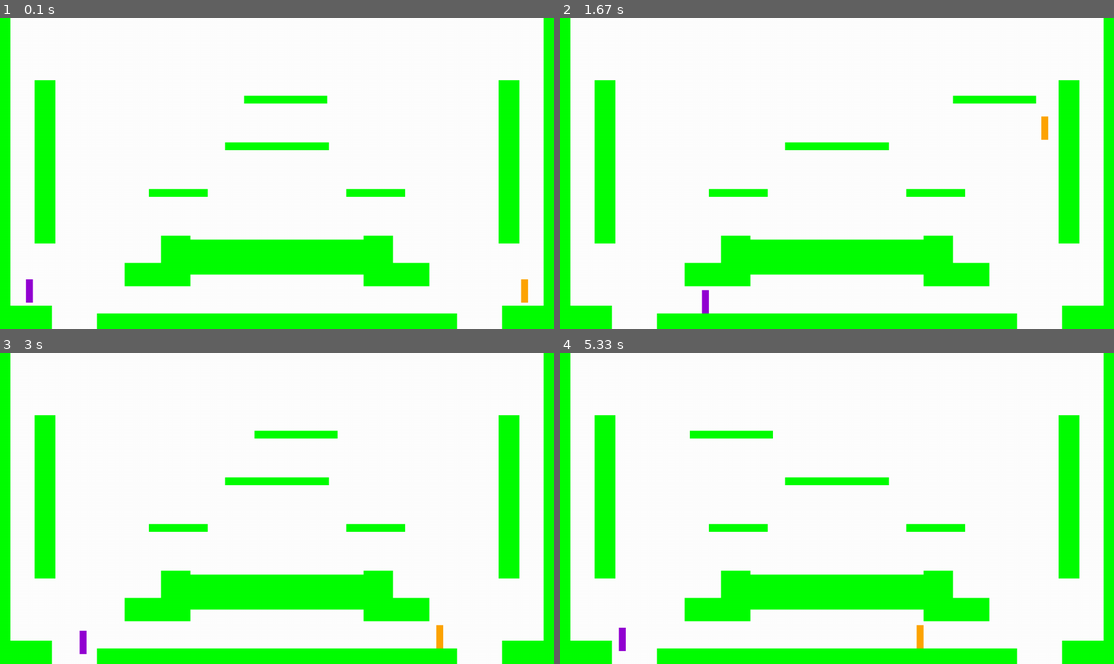
Above: before the commit, frames 1-4 (two rows, left to right).
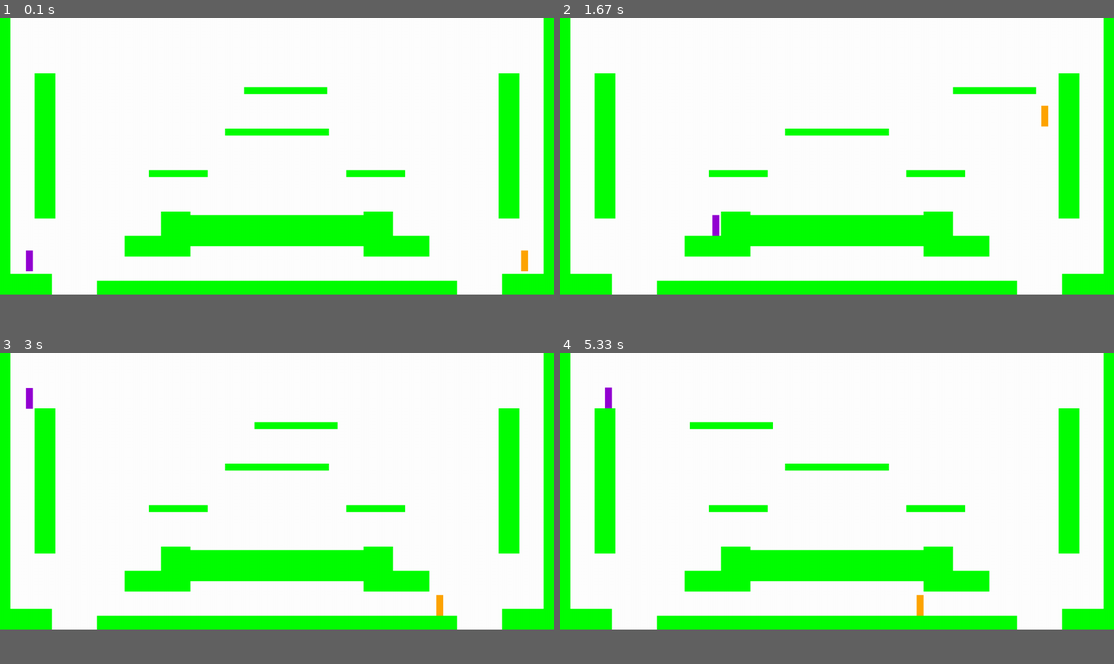
Above: after the commit, the same moments.

Repository: beccaelenzil/CS_ER
Game: pygame game, started from ScoringTheGame/Main/myGameClasses.py
The game is run twice, just before and just after one commit, with the same random seed, the same clock (stepped at 60 frames per second) and the same inputs. The source is Python 2; it was converted automatically to run under Python 3.
Inputs:
- Up to frame 1 (0.1 s): no input
- Up to frame 2 (1.67 s): tap G at 0.33 s; hold D 0.67-1.13 s; tap J at 0.73, 1.03, 1.23, 1.57 s; hold W 1.17-1.47 s; hold D from 1.5 s (still down)
- Up to frame 3 (3 s): tap J at 1.87, 2.07, 2.37, 2.63, 2.97 s; release D at 1.97 s; hold A 2-2.53 s; hold S 2.57-2.87 s; hold A from 2.9 s (still down)
- Up to frame 4 (5.33 s): tap J at 3.27, 3.4, 3.8, 4.1, 4.47, 4.87, 5.17 s; release A at 3.3 s; hold W 3.33-3.7 s; tap G at 3.48, 4.95 s; hold D 3.73-4.37 s; tap ' at 3.88 s; hold S 4.4-4.77 s; hold A 4.8-5.27 s; hold D from 5.3 s (still down)
In our replay, the window is 900x506 before the commit and 900x450 after it. These sizes can differ from the game's own. Grey fills any space a smaller window leaves; there, only what the larger window draws over its background counts as a difference.

The runs differ from the first frame. In frame 1, 21% of the frame differs, in the area x 0-100%, y 17-100%; in frame 2, 21%; in frame 3, 21%, in the area x 0-100%, y 11-100%; in frame 4, 21%.

Commit message:
jump sounds

Diff:
--- a/ScoringTheGame/Main/myGameClasses.py
+++ b/ScoringTheGame/Main/myGameClasses.py
@@ -26,15 +26,18 @@
 
 # Screen dimensions
 SCREEN_WIDTH = 1280
-SCREEN_HEIGHT = 720
-
-textHeight = 9
-textWidth = 4
-textRows = SCREEN_HEIGHT/textHeight  # 80
-textColumns = SCREEN_WIDTH/textWidth  # 320
+SCREEN_HEIGHT = 640
+
+textRows = 80
+textColumns = 320
+textHeight = SCREEN_HEIGHT / textRows
+textWidth = SCREEN_WIDTH / textColumns
 
 current_level_no = 0
 numLevels = 1
+
+#import sounds
+jump_sound = pygame.mixer.Sound("SoundEffects/jump.ogg")
 
 class Player(pygame.sprite.Sprite):
 
@@ -157,7 +160,8 @@
 
         # If it is ok to jump, set our speed upwards
         if len(platform_hit_list) > 0 or self.rect.bottom >= SCREEN_HEIGHT:
-            self.change_y = -2.2 * textHeight
+            self.change_y = -2.1 * textHeight
+            jump_sound.play()
 
     # Player-controlled movement:
     def go_left(self):
@@ -412,6 +416,15 @@
     player_b.dash_x = 0
     player_b.dash_y = 0
 
+    player_a.upPressed = False
+    player_a.leftPressed = False
+    player_a.rightPressed = False
+    player_a.downPressed = False
+    player_b.upPressed = False
+    player_b.leftPressed = False
+    player_b.rightPressed = False
+    player_b.downPressed = False
+
     pygame.time.wait(min_duration)
 
     a_key_is_down = True
@@ -598,8 +611,8 @@
         # Go ahead and update the screen with what we've drawn.
         pygame.display.update()
 
-        # fps = clock.get_fps()
-        # print fps
+        fps = clock.get_fps()
+        print fps
 
     pygame.quit()
 
Binary file added: ScoringTheGame/GraphicsPracticeCh11/banana.gif
Not shown, added: ScoringTheGame/Main/SoundEffects/attack.mp3
Not shown, added: ScoringTheGame/Main/SoundEffects/death.mp3
Not shown, added: ScoringTheGame/Main/SoundEffects/jump.mp3
Not shown, added: ScoringTheGame/Main/SoundEffects/jump.ogg
Not shown, added: ScoringTheGame/Main/SoundEffects/maggotSounds.ogg
